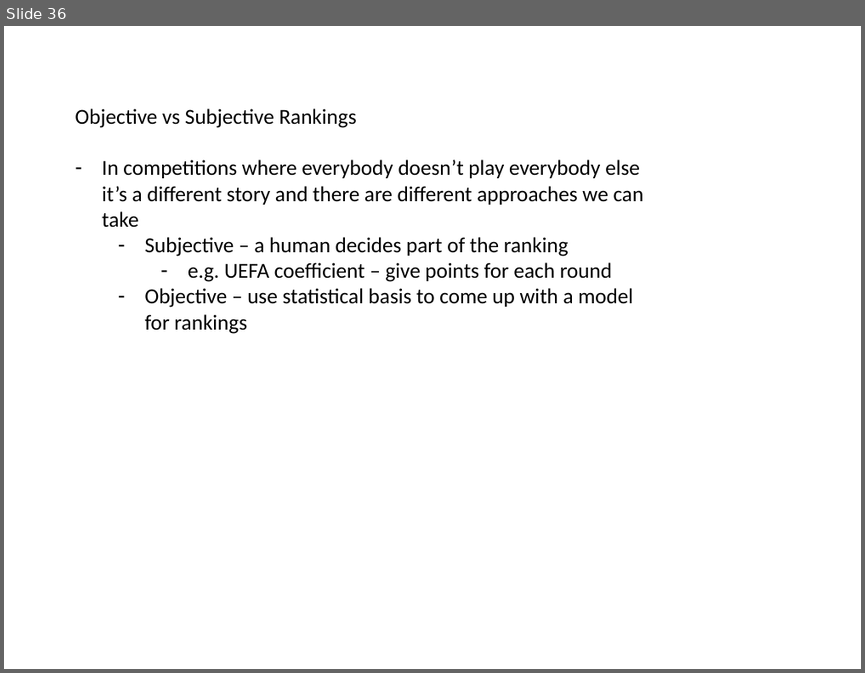
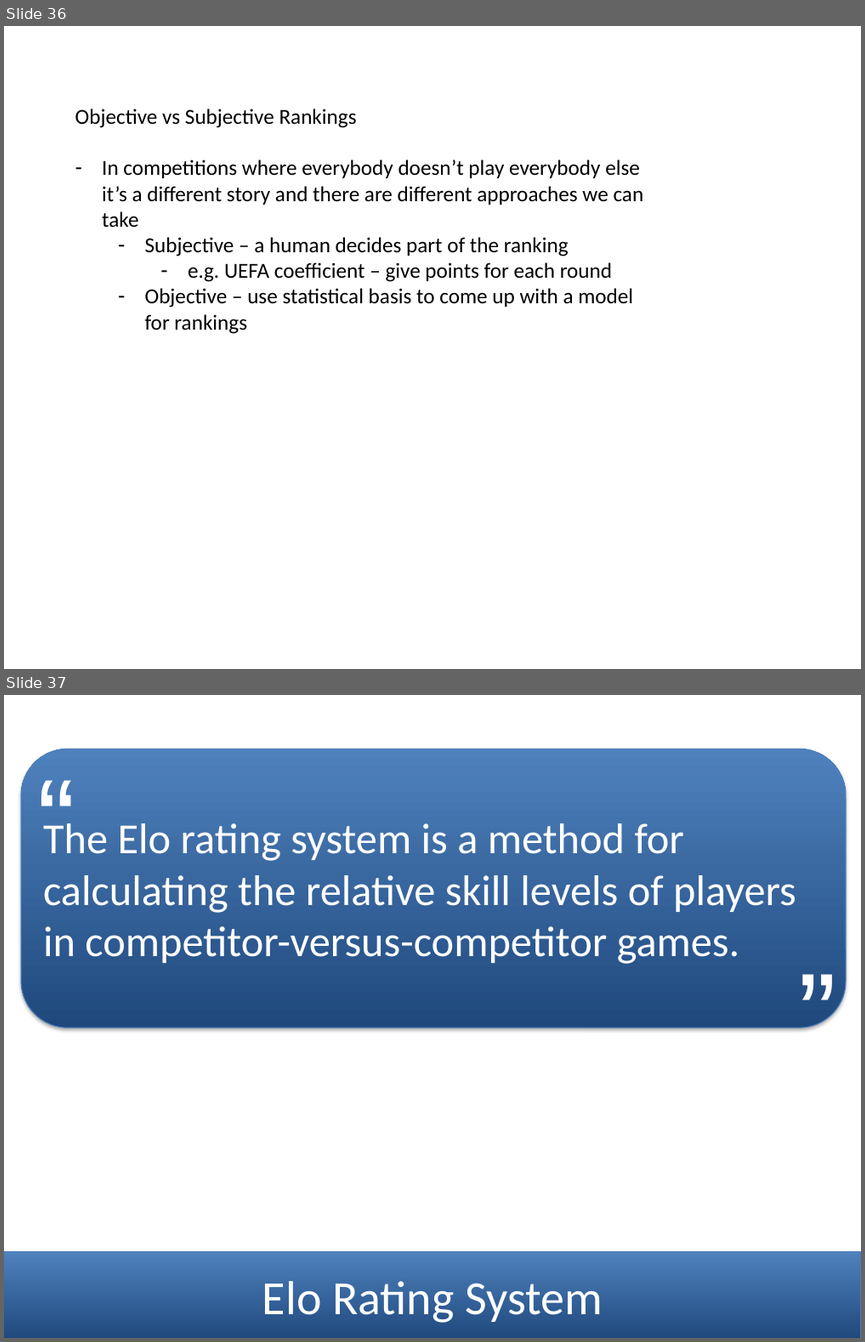
Before and after one commit to mneedham/ranking-algorithms, a slide deck: data-science-london.pptx. Shown one above the other, each under a label of ours: slide 36 before the commit, slides 36 and 37 after it. The pictures are 865x673 and 865x1342 pixels, drawn with LibreOffice and Linux fonts; fonts in the diff are those of the drawing. Boxes give left, top, right and bottom in pixels: in the first picture for what was removed or moved away, otherwise in the second. Text is boxed around its words. In the diff, an @@ line names an element or a change of style, - is before the commit and + after.

```diff
--- a/data-science-london.pptx
+++ b/data-science-london.pptx
@@ slide 37 added at box(4, 695, 861, 1338), background #FFFFFF @@
@@ text added at box(30, 741, 86, 889), 96 pt, text #FFFFFF @@
+“
@@ rounded rectangle added at box(21, 749, 846, 1027), fill gradient #1F497D to #4F81BD, outline #4B7EBC 0.75 pt, 36 pt, text #FFFFFF @@
+The Elo rating system is a method for calculating the relative skill levels of players in competitor-versus-competitor games.
@@ text added at box(789, 935, 846, 1083), 96 pt, text #FFFFFF @@
+”
@@ rectangle added at box(4, 1251, 861, 1338), fill gradient #1F497D to #4F81BD, outline #4B7EBC 0.75 pt, 40 pt, text #FFFFFF @@
+Elo Rating System
```
Also in this commit, not shown: 2 slides changed, 12 other slides added, 3 slides removed, 4 other files.
